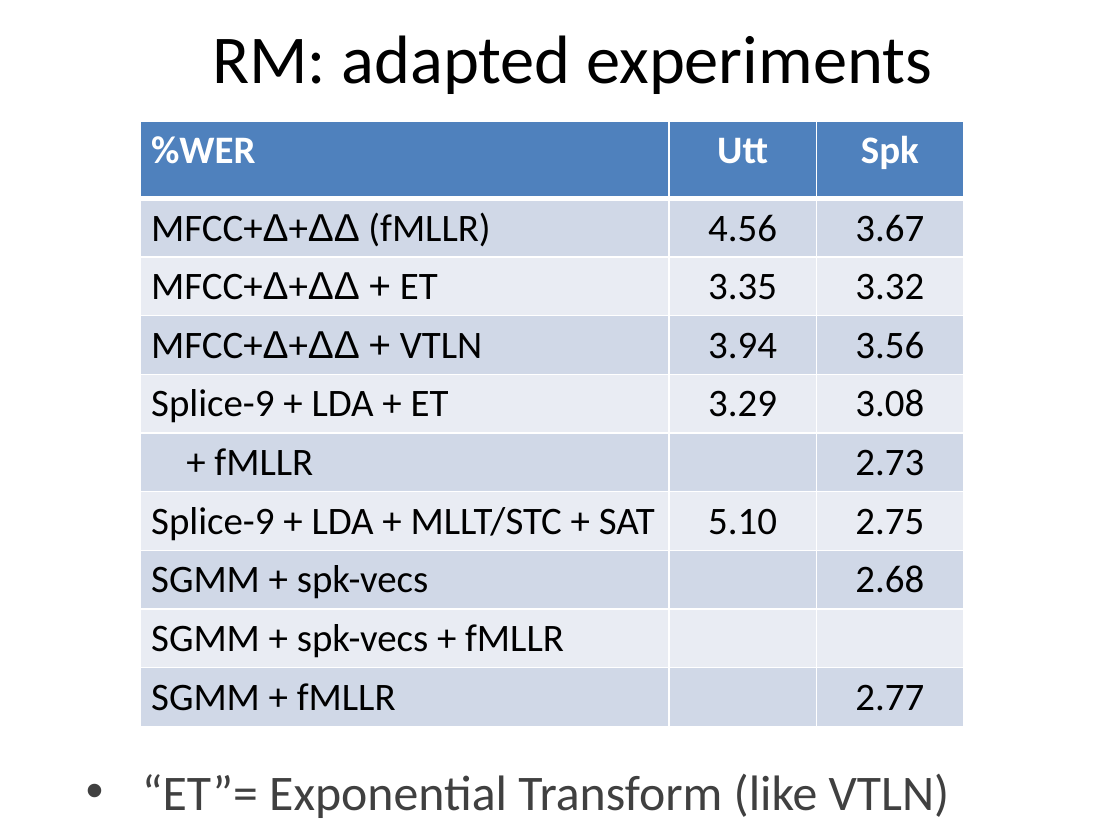
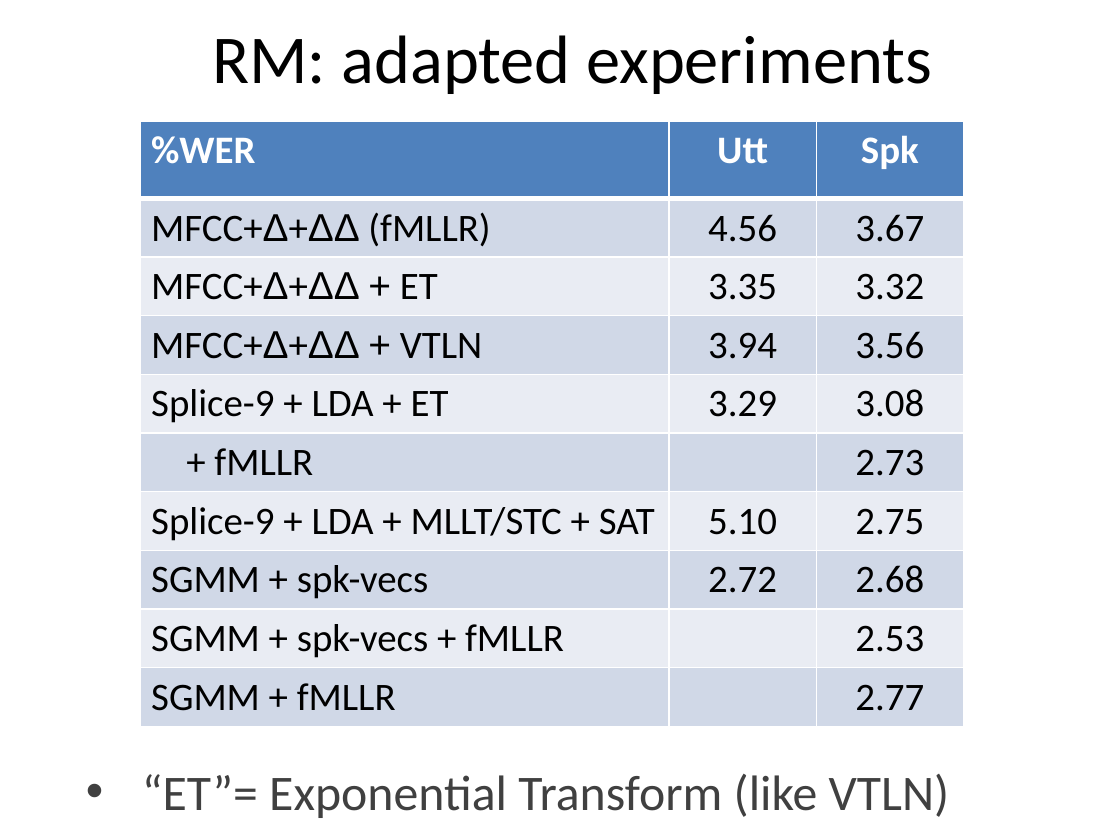
Before and after one commit to UFAL-DSG/pykaldi, a slide deck: slide 27 of src/doc/Kaldi.pptx. Drawn at 1120x840 pixels with LibreOffice and Linux fonts; fonts in the diff are those of the drawing; background and template pictures are left out. Boxes give left, top, right and bottom in pixels: in the first picture for what was removed or moved away, otherwise in the second. Text is boxed around its words. In the diff, an @@ line names an element or a change of style, - is before the commit and + after.

Commit message:
Modified slides (updates to results)

```diff
--- a/src/doc/Kaldi.pptx
+++ b/src/doc/Kaldi.pptx
@@ table at [140,121,962,719] @@
-row 8, column 2: 
+row 8, column 2: 2.72
-row 9, column 3: 
+row 9, column 3: 2.53
```
